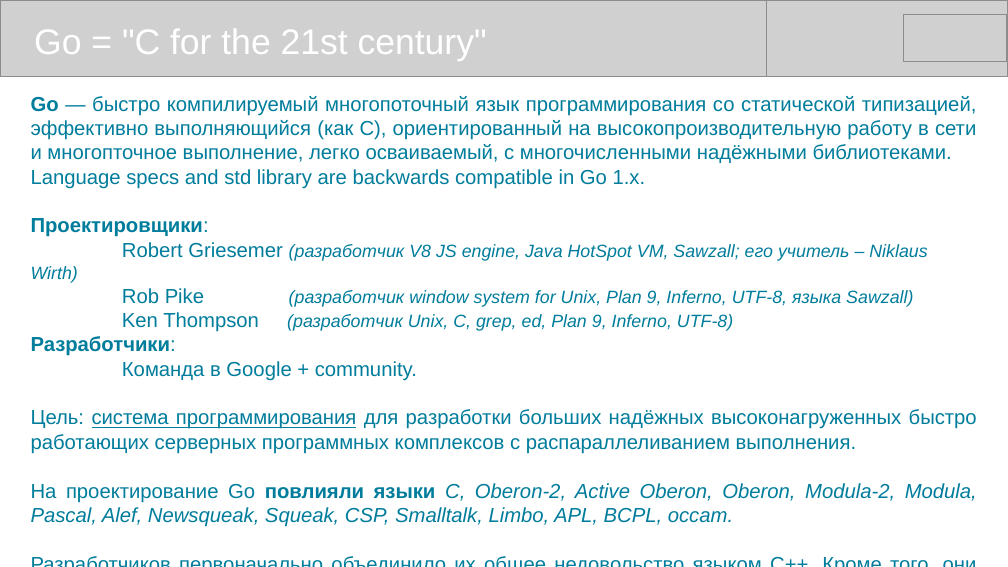
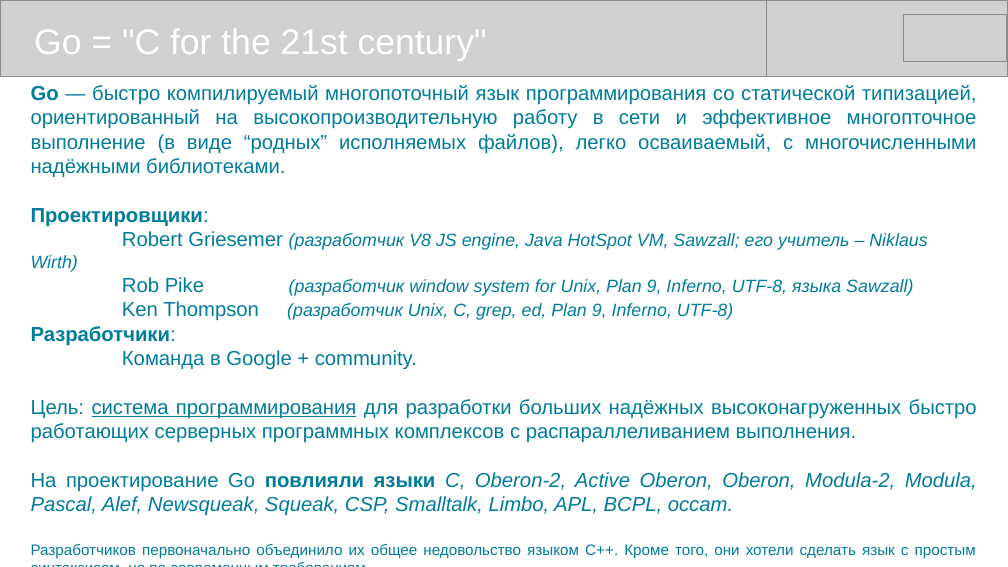
Before and after one commit to mike-shock/Go_language, a slide deck: slide 4 of Go_Intro.odp. Drawn at 1008x567 pixels with LibreOffice and Linux fonts; fonts in the diff are those of the drawing; grey boxes stand for pictures. Boxes give left, top, right and bottom in pixels: in the first picture for what was removed or moved away, otherwise in the second. Text is boxed around its words. In the diff, an @@ line names an element or a change of style, - is before the commit and + after.

```diff
--- a/Go_Intro.odp
+++ b/Go_Intro.odp
@@ text "Go — быстро компилируемый многопоточный ...": place and size @@
-text "Go — быстро компилируемый многопоточный ..." at [31,96,977,527]
+text "Go — быстро компилируемый многопоточный ..." at [31,85,977,558]
@@ text at [31,85,977,177]: text changed @@
-Go — быстро компилируемый многопоточный язык программирования со статической типизацией, эффективно выполняющийся (как C), ориентированный на высокопроизводительную работу в сети и многопточное выполнение, легко осваиваемый, с многочисленными надёжными библиотеками.
-Language specs and std library are backwards compatible in Go 1.x.
+Go — быстро компилируемый многопоточный язык программирования со статической типизацией, ориентированный на высокопроизводительную работу в сети и эффективное многопточное выполнение (в виде “родных” исполняемых файлов), легко осваиваемый, с многочисленными надёжными библиотеками.
@@ text at [31,544,976,558]: size 16 to 12 pt in "Разработчиков первоначально объединило их общее недовольство ..." @@
```
Also in this commit, not shown: 2 other slides changed.
